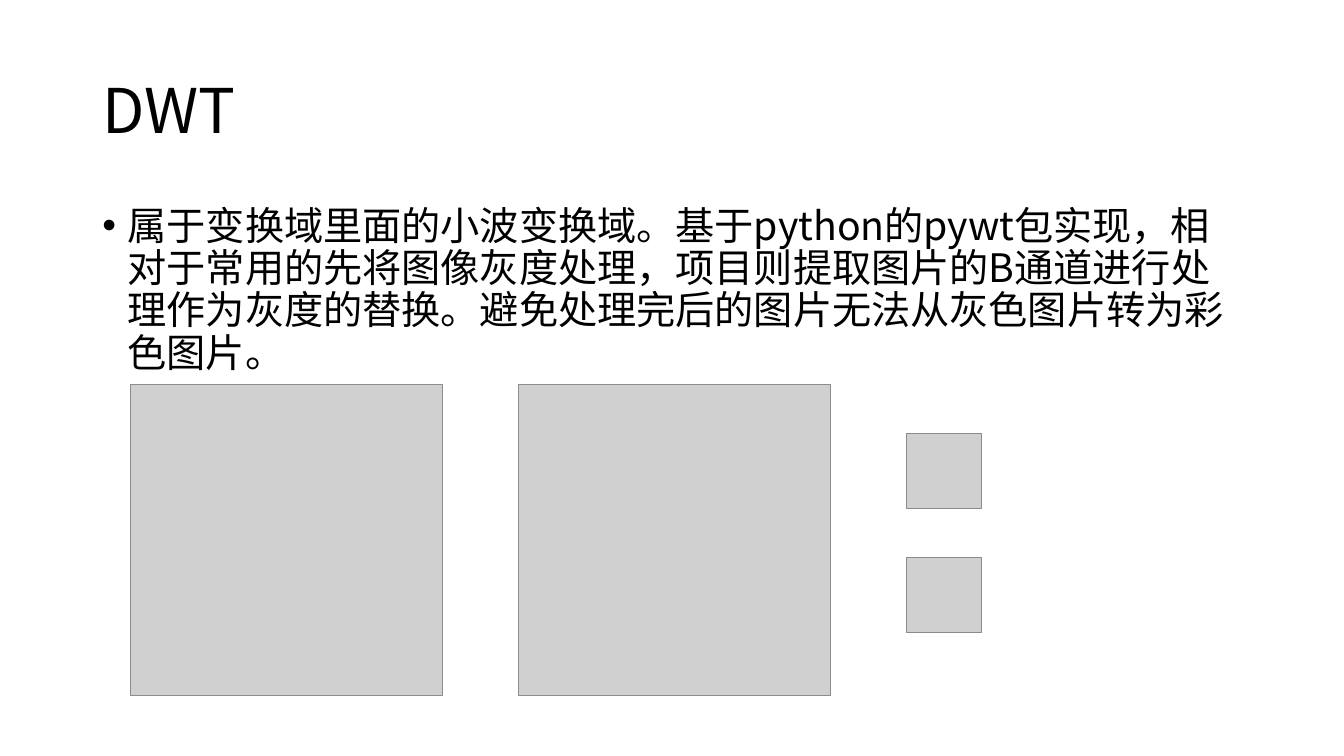
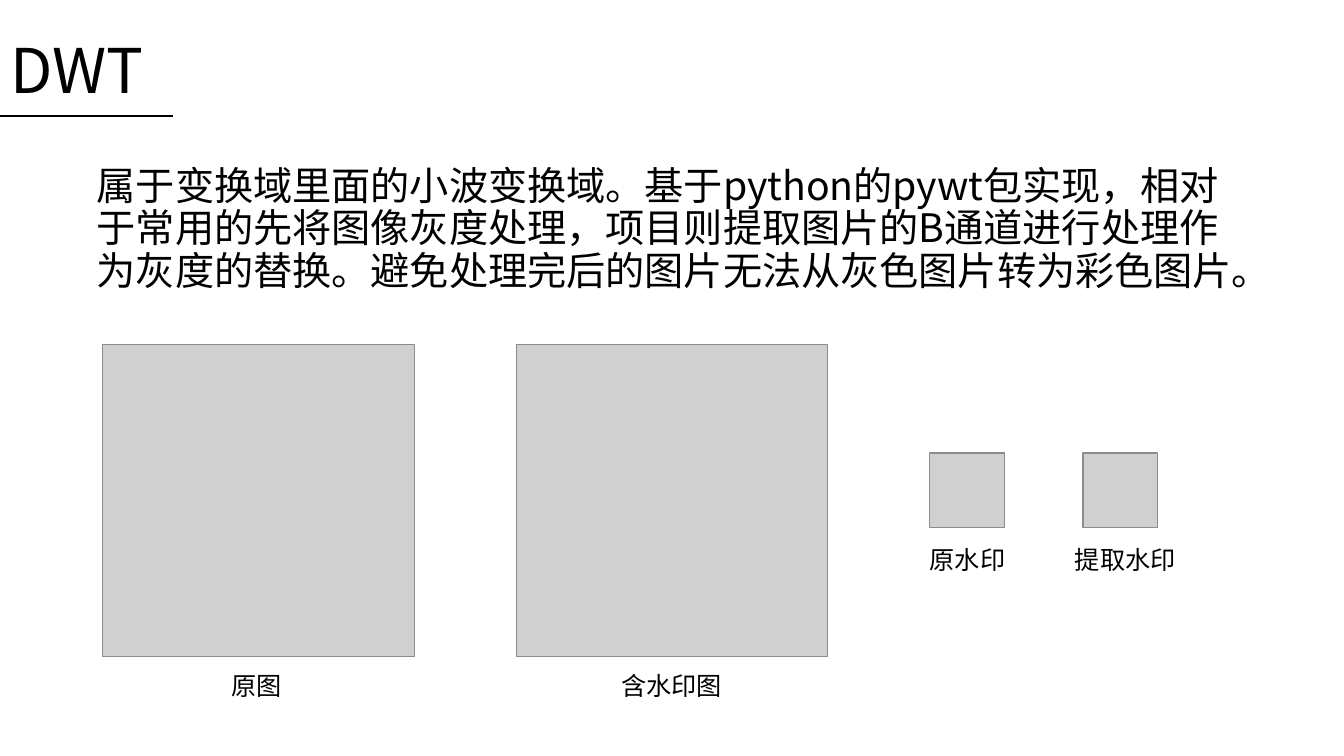
Before and after one commit to haowang-cqu/digital-watermark, a slide deck: slide 7 of doc/数字水印.pptx. Drawn at 1344x756 pixels with LibreOffice and Linux fonts; fonts in the diff are those of the drawing; grey boxes stand for pictures. Boxes give left, top, right and bottom in pixels: in the first picture for what was removed or moved away, otherwise in the second. Text is boxed around its words. In the diff, an @@ line names an element or a change of style, - is before the commit and + after.

```diff
--- a/doc/数字水印.pptx
+++ b/doc/数字水印.pptx
@@ title "DWT": place and size @@
-title "DWT" at bbox=[102, 88, 235, 133]
+title "DWT" at bbox=[10, 48, 143, 93]
@@ line added from (0, 116) to (173, 116), #000000 1.5 pt @@
@@ text "属于变换域里面的小波变换域。基于python的pywt包实现，相对于常用的先将图像灰度处理，项目则提取图片的B通道进行处 ...": place and size @@
-text "属于变换域里面的小波变换域。基于python的pywt包实现，相对于常用的先将图像灰度处理，项目则提取图片的B通道进行处 ..." at bbox=[128, 206, 1224, 370]
+text "属于变换域里面的小波变换域。基于python的pywt包实现，相对于常用的先将图像灰度处理，项目则提取图片的B通道进行处 ..." at bbox=[97, 166, 1271, 289]
@@ text "属于变换域里面的小波变换域。基于python的pywt包实现，相对于常用的先将图像灰度处理，项目则提取图片的B通道进行处 ..." at bbox=[97, 166, 1271, 289]: bullet • to none @@
@@ picture: place and size @@
-picture at bbox=[130, 384, 442, 696]
+picture at bbox=[103, 345, 414, 656]
@@ picture: place and size @@
-picture at bbox=[519, 384, 831, 696]
+picture at bbox=[516, 345, 828, 656]
@@ picture: place and size @@
-picture at bbox=[907, 434, 982, 508]
+picture at bbox=[930, 453, 1004, 527]
@@ picture: place and size @@
-picture at bbox=[907, 558, 982, 632]
+picture at bbox=[1083, 453, 1157, 527]
@@ text added at bbox=[930, 548, 1006, 571], 18 pt, text #000000 @@
+原水印
@@ text added at bbox=[1075, 548, 1176, 571], 18 pt, text #000000 @@
+提取水印
@@ text added at bbox=[232, 675, 282, 697], 18 pt, text #000000 @@
+原图
@@ text added at bbox=[621, 674, 722, 697], 18 pt, text #000000 @@
+含水印图
```
Also in this commit, not shown: 10 other slides changed, 1 slide removed.
